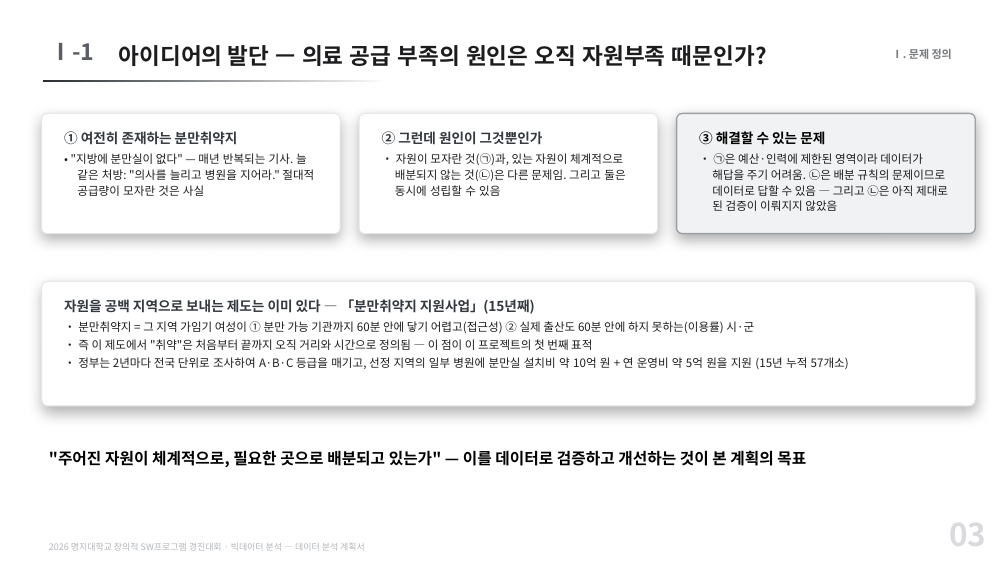
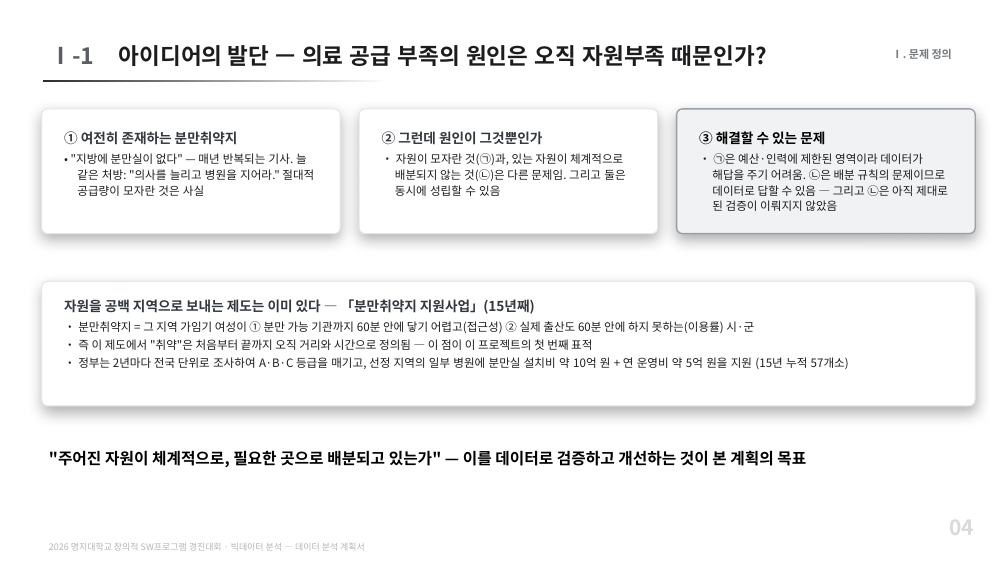
Before and after one commit to karvvan/maternity-care-policy-audit, a slide deck: slide 4 of 04_제출물/데이터분석_계획서.pptx (slide 3 before the commit). Drawn at 1008x567 pixels with LibreOffice and Linux fonts; fonts in the diff are those of the drawing. Boxes give left, top, right and bottom in pixels: in the first picture for what was removed or moved away, otherwise in the second. Text is boxed around its words. In the diff, an @@ line names an element or a change of style, - is before the commit and + after.

```diff
--- a/04_제출물/데이터분석_계획서.pptx
+++ b/04_제출물/데이터분석_계획서.pptx
@@ text "Ⅰ-1": place and size @@
-text "Ⅰ-1" at (49, 43, 94, 60)
+text "Ⅰ-1" at (49, 47, 94, 64)
@@ rounded rectangle: place and size @@
-rounded rectangle at (42, 113, 340, 234)
+rounded rectangle at (42, 109, 340, 234)
@@ rounded rectangle: place and size @@
-rounded rectangle at (359, 113, 658, 234)
+rounded rectangle at (359, 109, 658, 234)
@@ rounded rectangle: place and size @@
-rounded rectangle at (677, 113, 975, 234)
+rounded rectangle at (677, 109, 975, 234)
@@ text at (949, 511, 974, 541): text changed; size 30 to 20 pt @@
-03
+04
```
Also in this commit, not shown: 12 other slides changed, 4 slides added, 2 other files.
